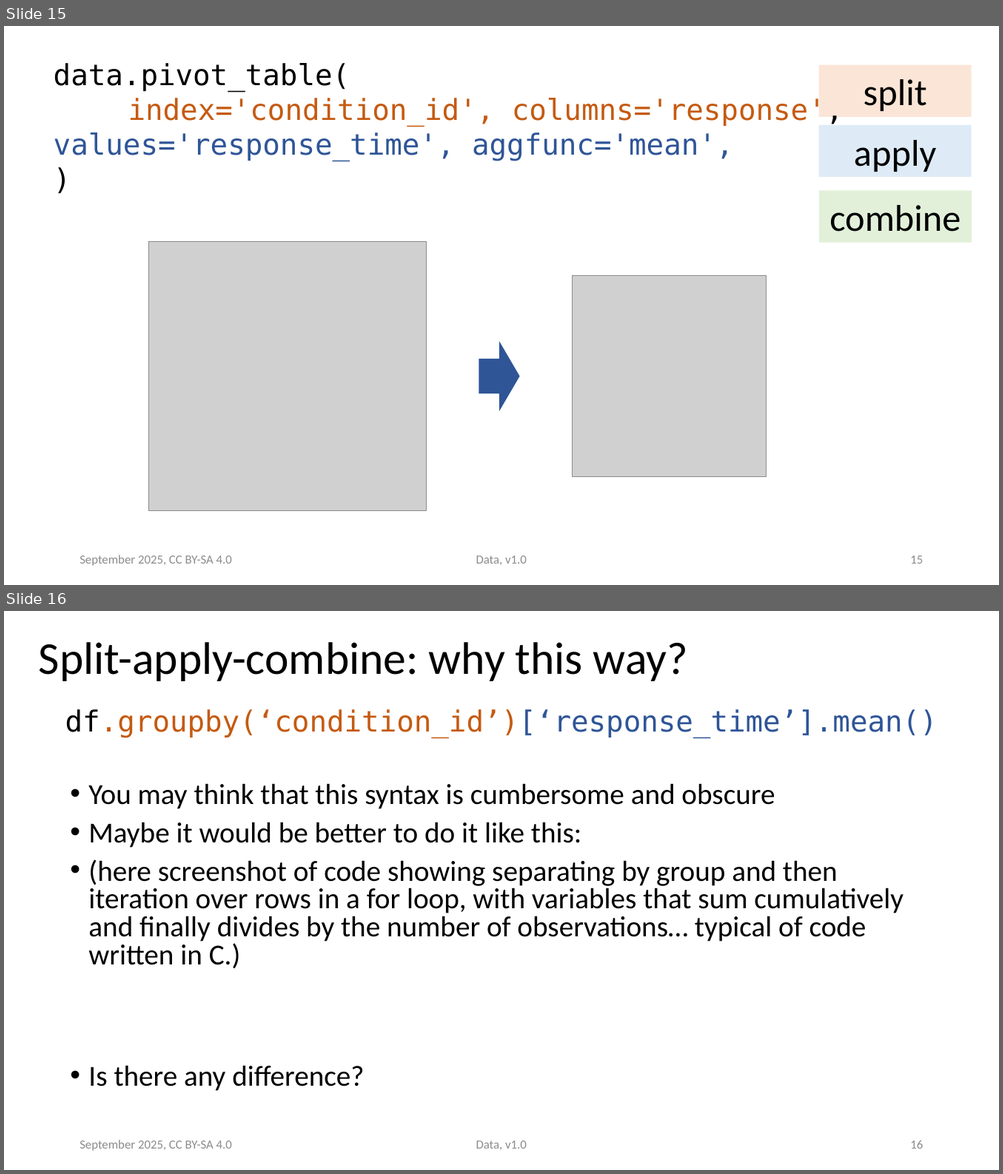
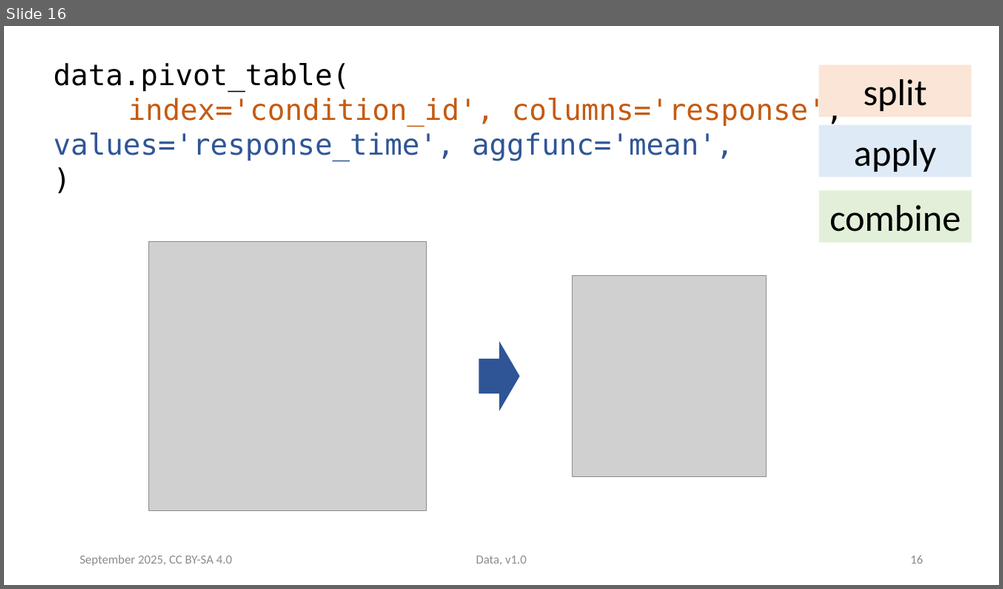
Before and after one commit to ASPP/data_class, a slide deck: tabular_data.pptx. Shown one above the other, each under a label of ours: slides 15 and 16 before the commit, slide 16 after it. The pictures are 1003x1174 and 1003x589 pixels, drawn with LibreOffice and Linux fonts; fonts in the diff are those of the drawing; grey boxes stand for pictures. Boxes give left, top, right and bottom in pixels: in the first picture for what was removed or moved away, otherwise in the second. Text is boxed around its words. In the diff, an @@ line names an element or a change of style, - is before the commit and + after.

Commit message:
update on tabular data slides during todays meeting

```diff
--- a/tabular_data.pptx
+++ b/tabular_data.pptx
@@ slide 16 removed at <box>4,611,999,1170</box>, background #FFFFFF @@
@@ title removed at <box>39,642,688,681</box> @@
-Split-apply-combine: why this way?
@@ text removed at <box>65,709,937,738</box> @@
-df.groupby(‘condition_id’)[‘response_time’].mean()
@@ text removed at <box>88,783,903,1091</box> @@
-• You may think that this syntax is cumbersome and obscure
-• Maybe it would be better to do it like this:
-• (here screenshot of code showing separating by group and then iteration over rows in a for loop, with variables that sum cumulatively and finally divides by the number of observations… typical of code written in C.)
-• Is there any difference?
@@ text removed at <box>79,1140,232,1151</box> @@
-September 2025, CC BY-SA 4.0
@@ text removed at <box>476,1141,526,1150</box> @@
-Data, v1.0
@@ page number removed at <box>910,1141,922,1149</box> @@
-16
@@ what was slide 15 is now slide 16 @@
@@ page number at <box>910,556,922,564</box>: text changed @@
-15
+16
```
Also in this commit, not shown: 10 slides changed, 1 slide added.
